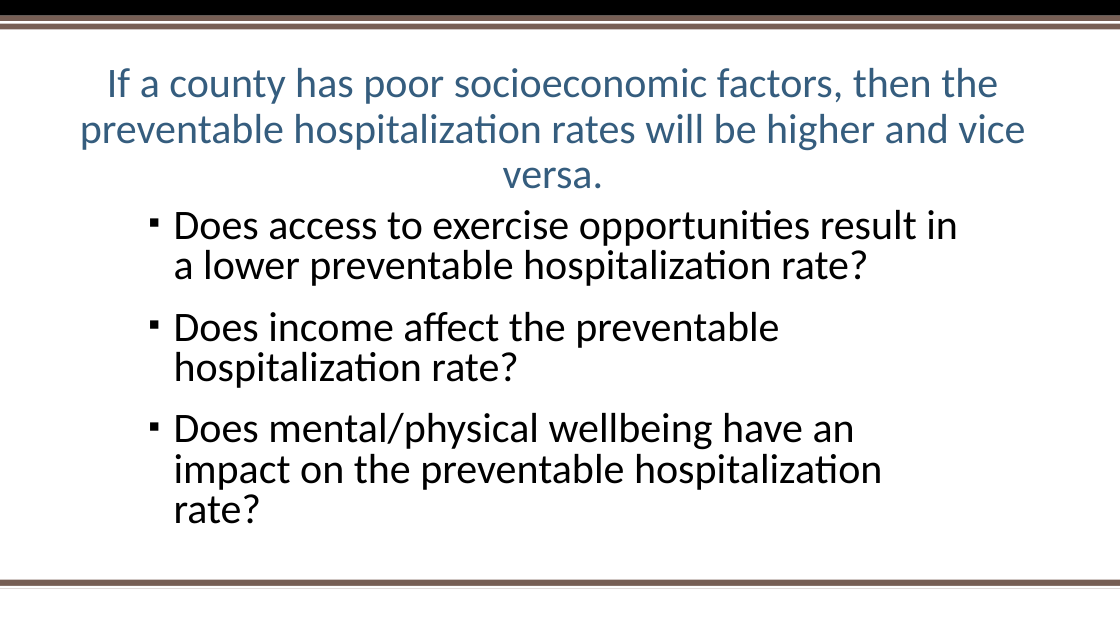
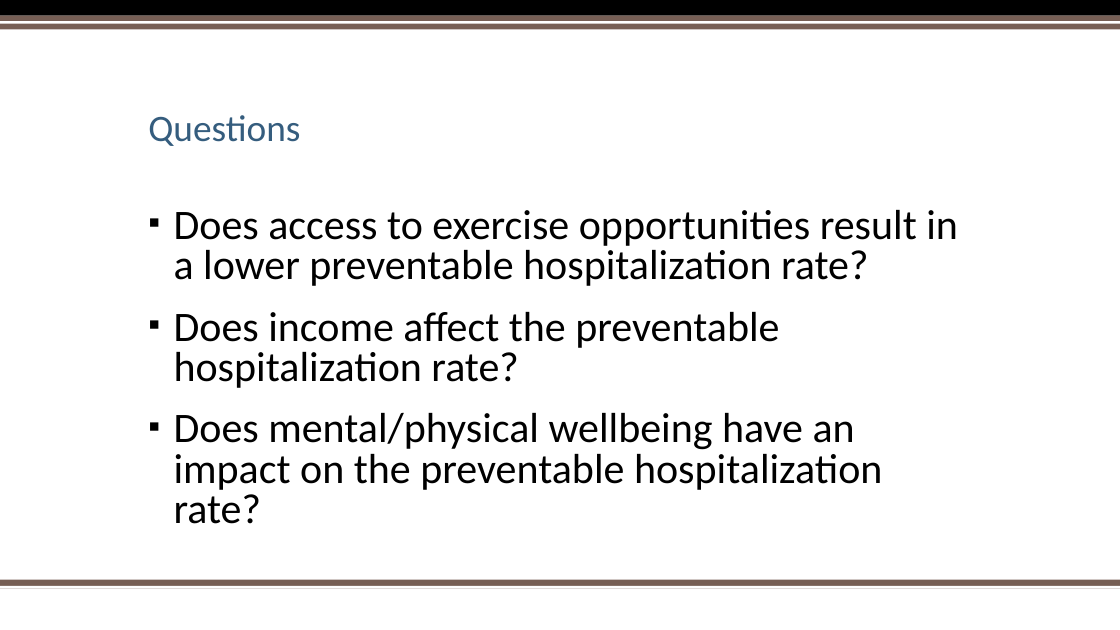
Before and after one commit to hbielser/FourLoopers.CityProject1, a slide deck: slide 4 of Project Files/Presentation/Project One PowerPoint Presentation 2.pptx (slide 3 before the commit). Drawn at 1120x630 pixels with LibreOffice and Linux fonts; fonts in the diff are those of the drawing; background and template pictures are left out. Boxes give left, top, right and bottom in pixels: in the first picture for what was removed or moved away, otherwise in the second. Text is boxed around its words. In the diff, an @@ line names an element or a change of style, - is before the commit and + after.

Commit message:
Updated ppt

```diff
--- a/Project Files/Presentation/Project One PowerPoint Presentation 2.pptx
+++ b/Project Files/Presentation/Project One PowerPoint Presentation 2.pptx
@@ title removed at (x1=80, y1=68, x2=1025, y2=189) @@
-If a county has poor socioeconomic factors, then the preventable hospitalization rates will be higher and vice versa.
@@ title added at (x1=148, y1=115, x2=300, y2=146), 32 pt, text #355D7E @@
+Questions
```
Also in this commit, not shown: 2 slides added, 1 other file.
